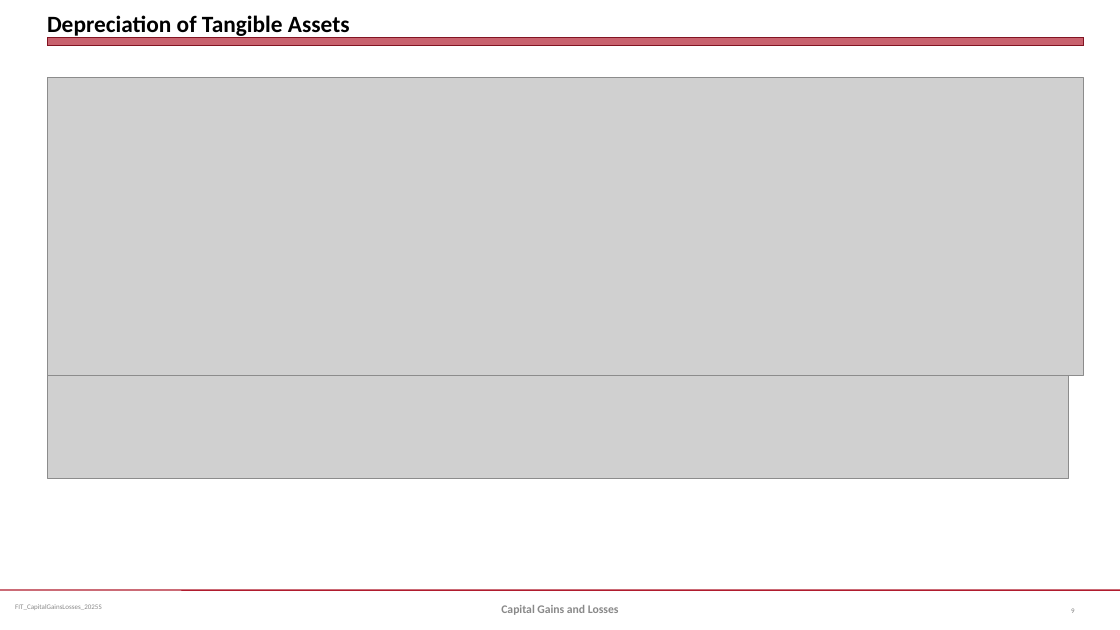
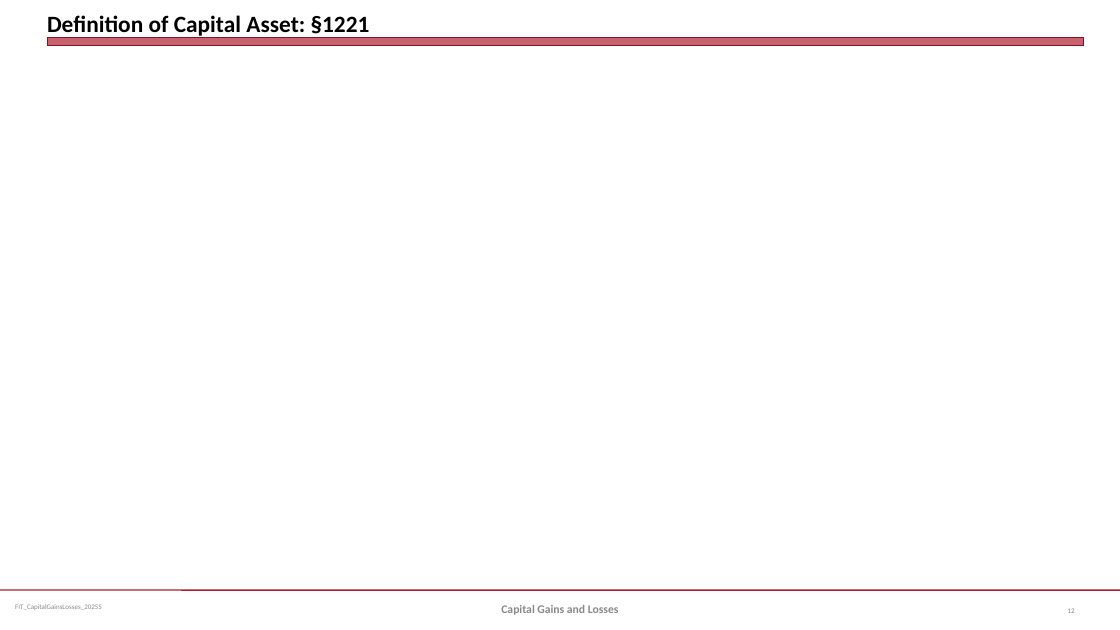
Before and after one commit to jmc877/Fed-Income-Tax, a slide deck: slide 12 of slides/FIT_CapitalGainsLosses_2025S.pptx (slide 9 before the commit). Drawn at 1120x630 pixels with LibreOffice and Linux fonts; fonts in the diff are those of the drawing; grey boxes stand for pictures. Boxes give left, top, right and bottom in pixels: in the first picture for what was removed or moved away, otherwise in the second. Text is boxed around its words. In the diff, an @@ line names an element or a change of style, - is before the commit and + after.

```diff
--- a/slides/FIT_CapitalGainsLosses_2025S.pptx
+++ b/slides/FIT_CapitalGainsLosses_2025S.pptx
@@ title at (47,15,370,38): text changed @@
-Depreciation of Tangible Assets
+Definition of Capital Asset: §1221
@@ picture removed at (47,78,1083,376) @@
@@ picture removed at (47,376,1069,478) @@
@@ page number at (1068,608,1075,613): text changed @@
-9
+12
```
Also in this commit, not shown: 3 other slides changed, 4 slides added, 15 slides removed.
